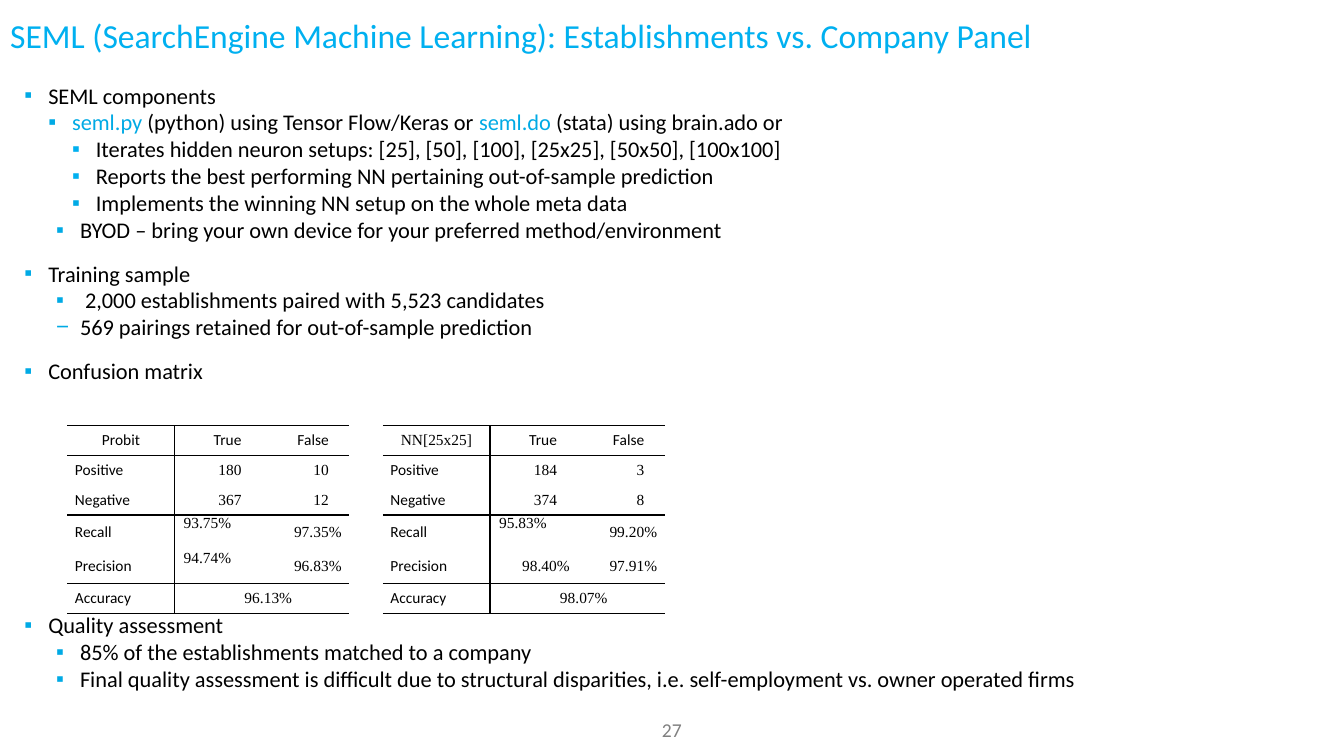
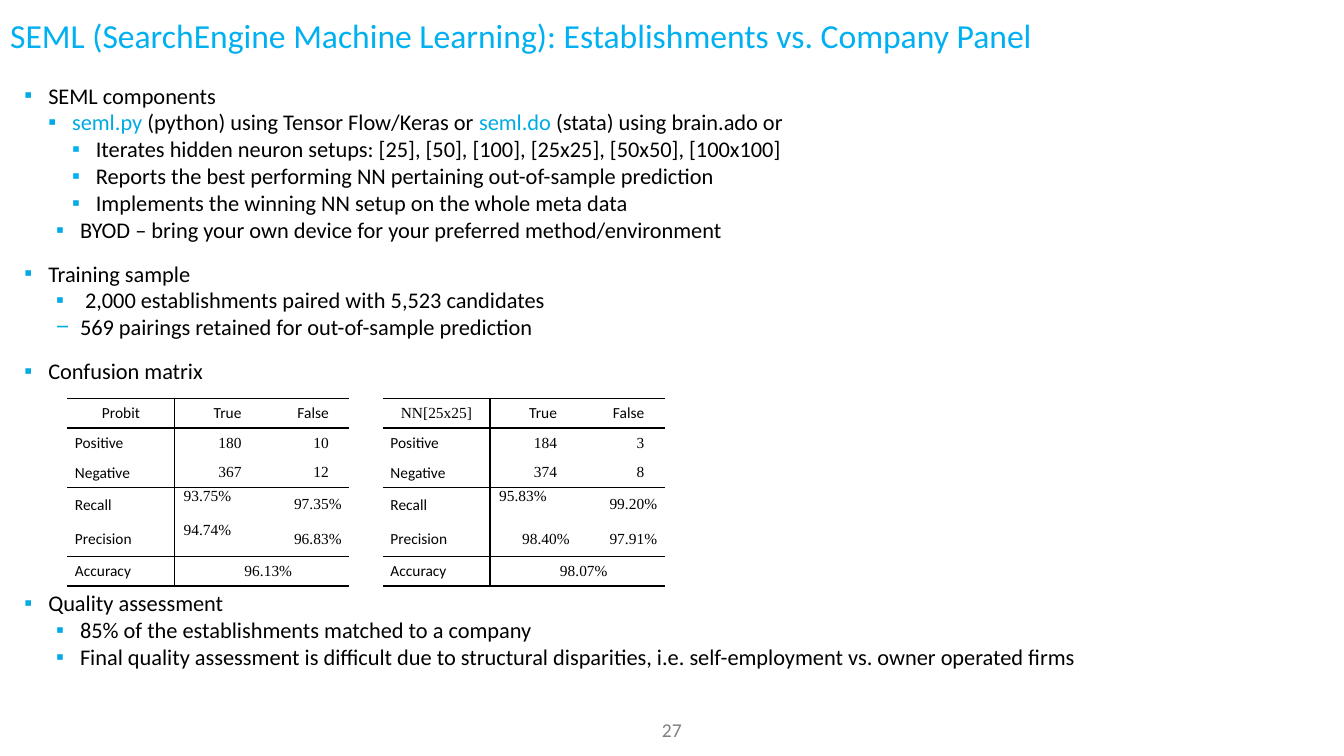
Before and after one commit to ThorstenDoherr/searchengine, a slide deck: slide 27 of doc/SearchEngine_Slides.pptx. Drawn at 1344x756 pixels with LibreOffice and Linux fonts; fonts in the diff are those of the drawing; background and template pictures are left out. Boxes give left, top, right and bottom in pixels: in the first picture for what was removed or moved away, otherwise in the second. Text is boxed around its words. In the diff, an @@ line names an element or a change of style, - is before the commit and + after.

```diff
--- a/doc/SearchEngine_Slides.pptx
+++ b/doc/SearchEngine_Slides.pptx
@@ table: place and size @@
-table at bbox=[68, 425, 665, 610]
+table at bbox=[68, 398, 665, 583]
@@ text "Quality assessment": place and size @@
-text "Quality assessment" at bbox=[48, 617, 1074, 691]
+text "Quality assessment" at bbox=[48, 595, 1074, 669]
```
Also in this commit, not shown: 14 other slides changed, 2 slides added, 2 other files.
